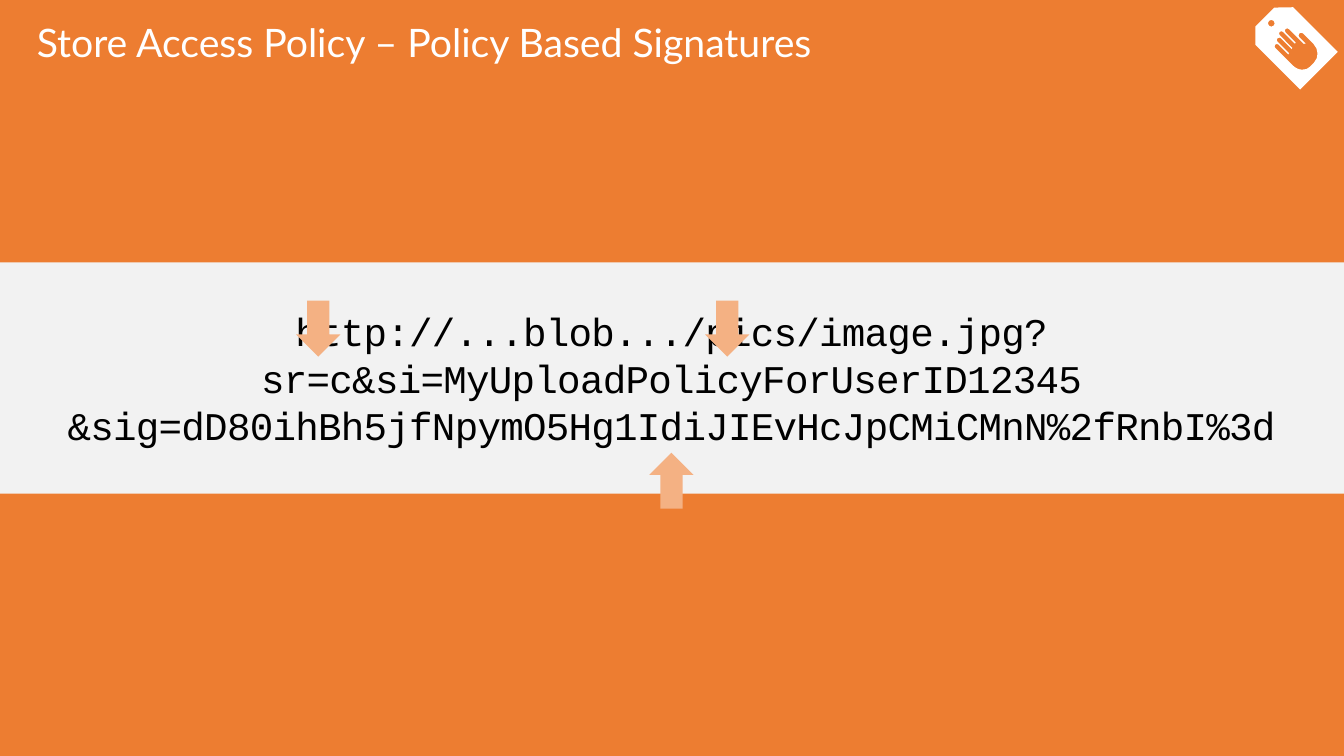
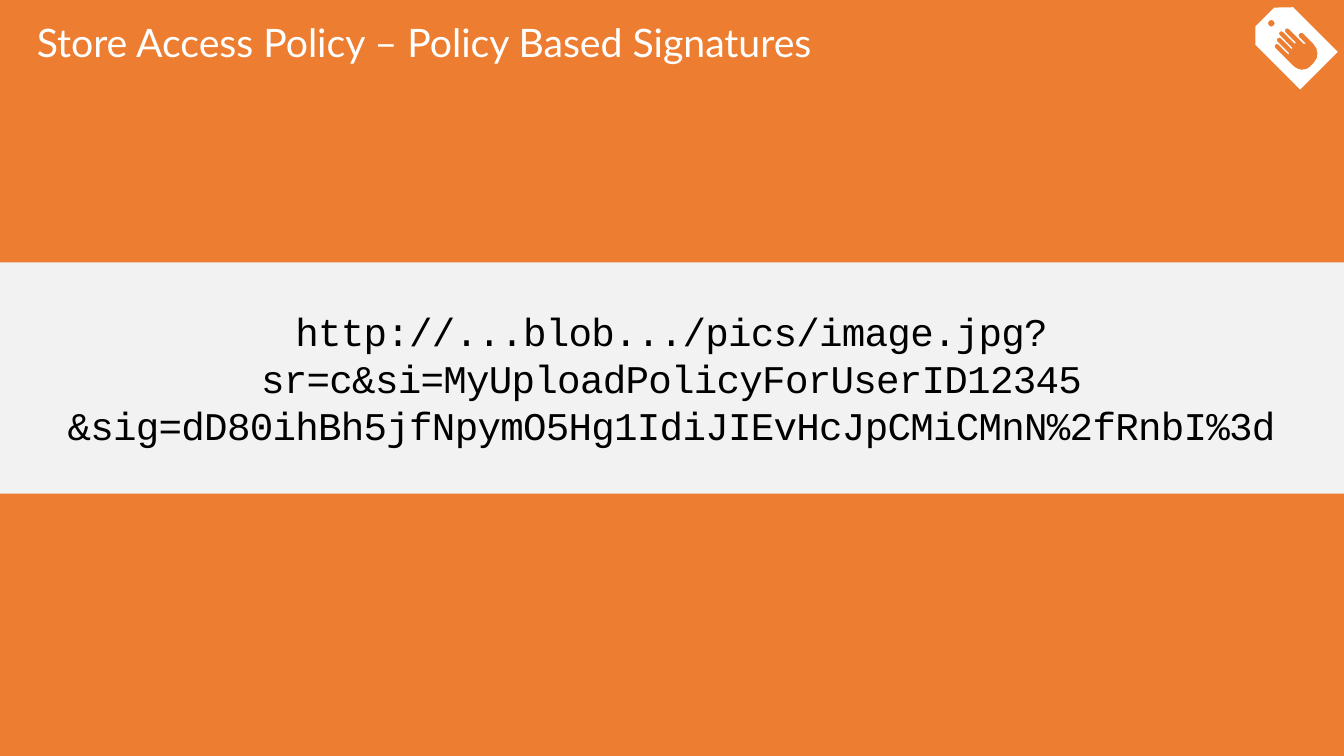
Before and after one commit to sack212/BasicAzureCamp, a slide deck: slide 37 of Data-Storage/Data-Storage.pptx (slide 36 before the commit). Drawn at 1344x756 pixels with LibreOffice and Linux fonts; fonts in the diff are those of the drawing. Boxes give left, top, right and bottom in pixels: in the first picture for what was removed or moved away, otherwise in the second. Text is boxed around its words. In the diff, an @@ line names an element or a change of style, - is before the commit and + after.

```diff
--- a/Data-Storage/Data-Storage.pptx
+++ b/Data-Storage/Data-Storage.pptx
@@ down arrow removed at (296, 300, 341, 357) @@
@@ down arrow removed at (705, 300, 749, 357) @@
@@ down arrow removed at (649, 453, 694, 509) @@
```
Also in this commit, not shown: 13 other slides changed, 7 slides added, 1 slide removed.
